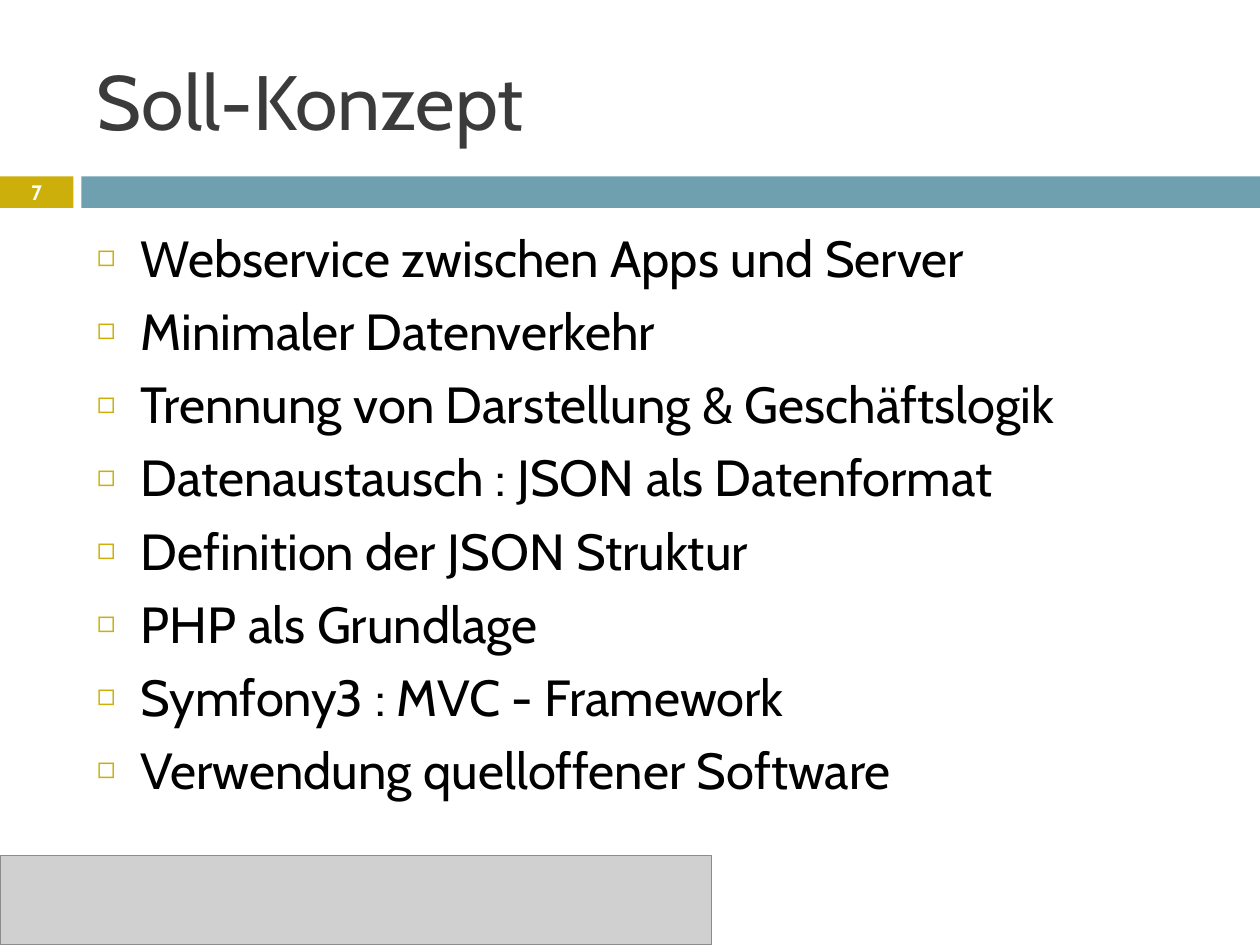
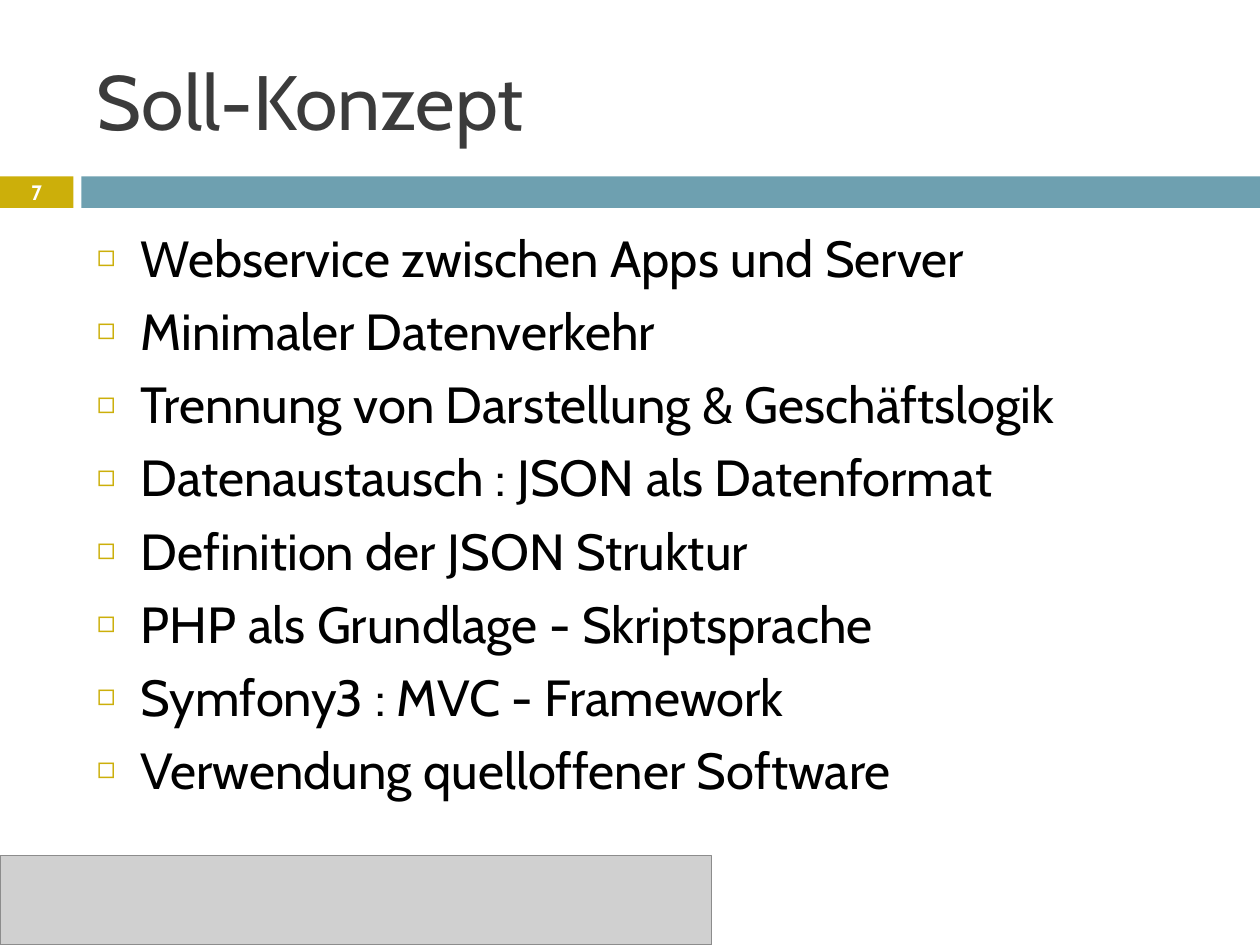
Before and after one commit to janhelmle/weiterbildung_fachinformatiker_ihk_projektantrag, a slide deck: slide 7 of praesentation/Projektpräsentation.pptx. Drawn at 1260x945 pixels with LibreOffice and Linux fonts; fonts in the diff are those of the drawing; grey boxes stand for pictures. Boxes give left, top, right and bottom in pixels: in the first picture for what was removed or moved away, otherwise in the second. Text is boxed around its words. In the diff, an @@ line names an element or a change of style, - is before the commit and + after.

Commit message:
Progress

```diff
--- a/praesentation/Projektpräsentation.pptx
+++ b/praesentation/Projektpräsentation.pptx
@@ text at [141,605,872,654]: text changed @@
-◻ PHP als Grundlage
+◻ PHP als Grundlage - Skriptsprache
```
Also in this commit, not shown: 1 other slide changed.
